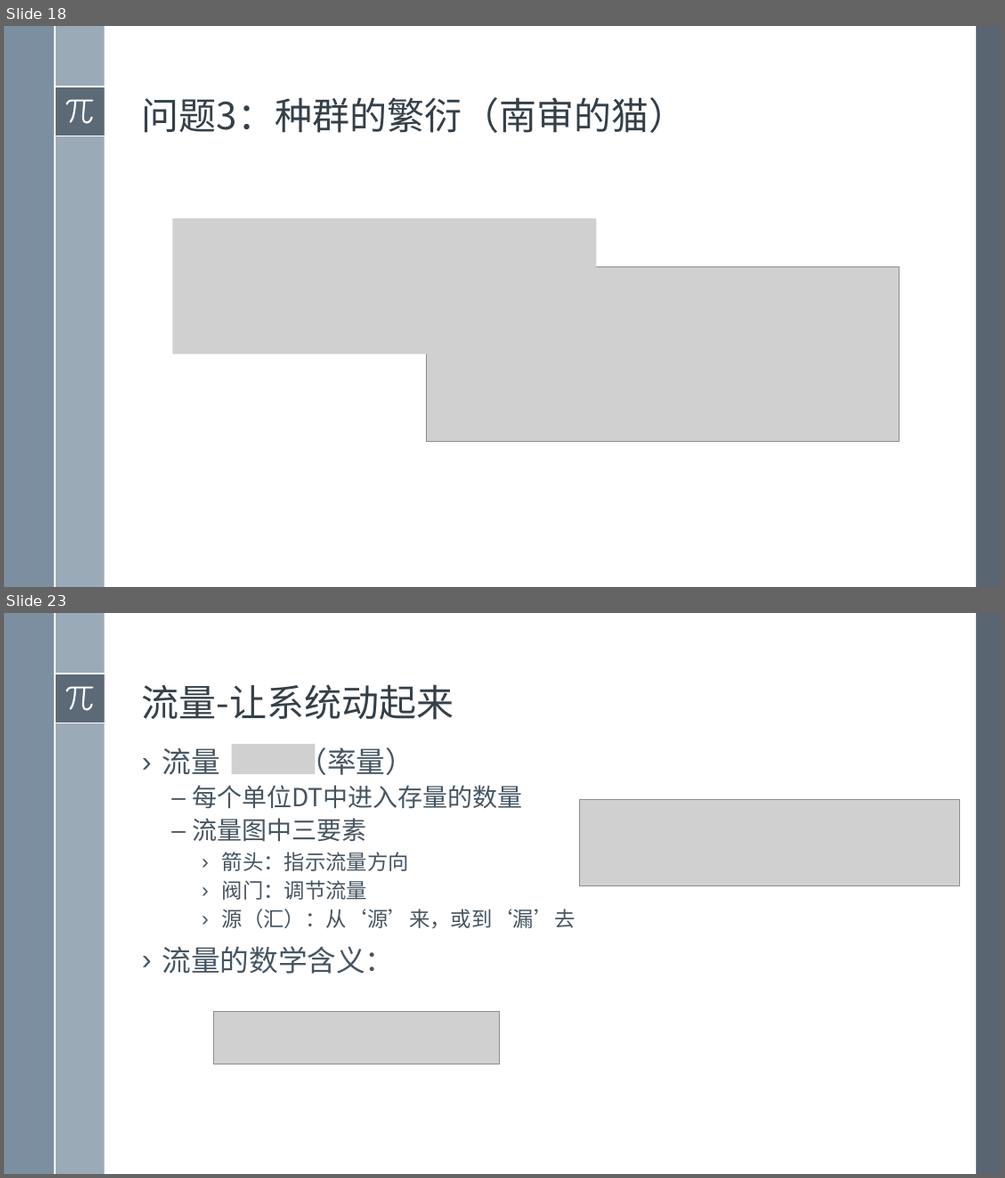
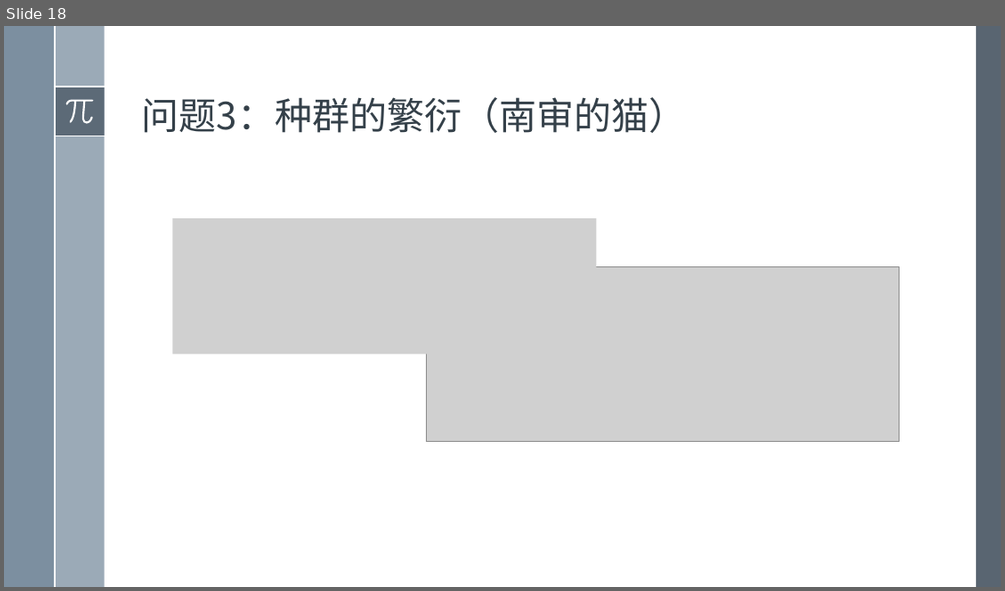
Before and after one commit to exoplanetX/SystemDynamics, a slide deck: 系统仿真-2-计算基础.pptx. Shown one above the other, each under a label of ours: slides 18 and 23 before the commit, slide 18 after it; the slides between them are not shown. The pictures are 1005x1178 and 1005x591 pixels, drawn with LibreOffice and Linux fonts; fonts in the diff are those of the drawing; grey boxes stand for pictures. Boxes give left, top, right and bottom in pixels: in the first picture for what was removed or moved away, otherwise in the second. Text is boxed around its words. In the diff, an @@ line names an element or a change of style, - is before the commit and + after.

```diff
--- a/系统仿真-2-计算基础.pptx
+++ b/系统仿真-2-计算基础.pptx
@@ slide 23 removed at (4, 613, 1001, 1174), background #FFFFFF; not listed: 8 template elements that a slide beside it also shows @@
@@ title removed at (142, 684, 454, 720) @@
-流量-让系统动起来
@@ text removed at (162, 744, 575, 973) @@
-› 流量 （率量）
-  – 每个单位DT中进入存量的数量
-  – 流量图中三要素
-    › 箭头：指示流量方向
-    › 阀门：调节流量
-    › 源（汇）：从‘源’来，或到‘漏’去
-› 流量的数学含义：
@@ picture removed at (231, 744, 316, 774) @@
@@ picture removed at (579, 799, 960, 885) @@
@@ picture removed at (214, 1011, 500, 1064) @@
```
Also in this commit, not shown: 7 slides changed, 4 other slides removed.
